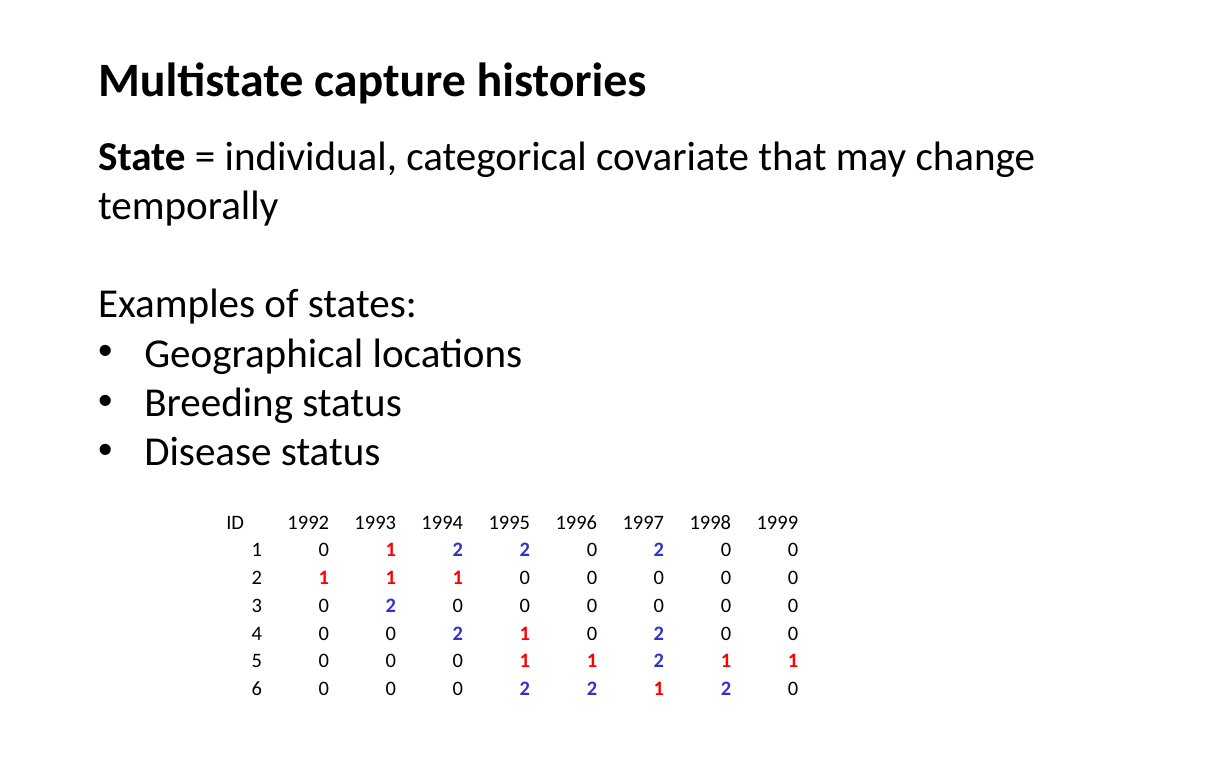
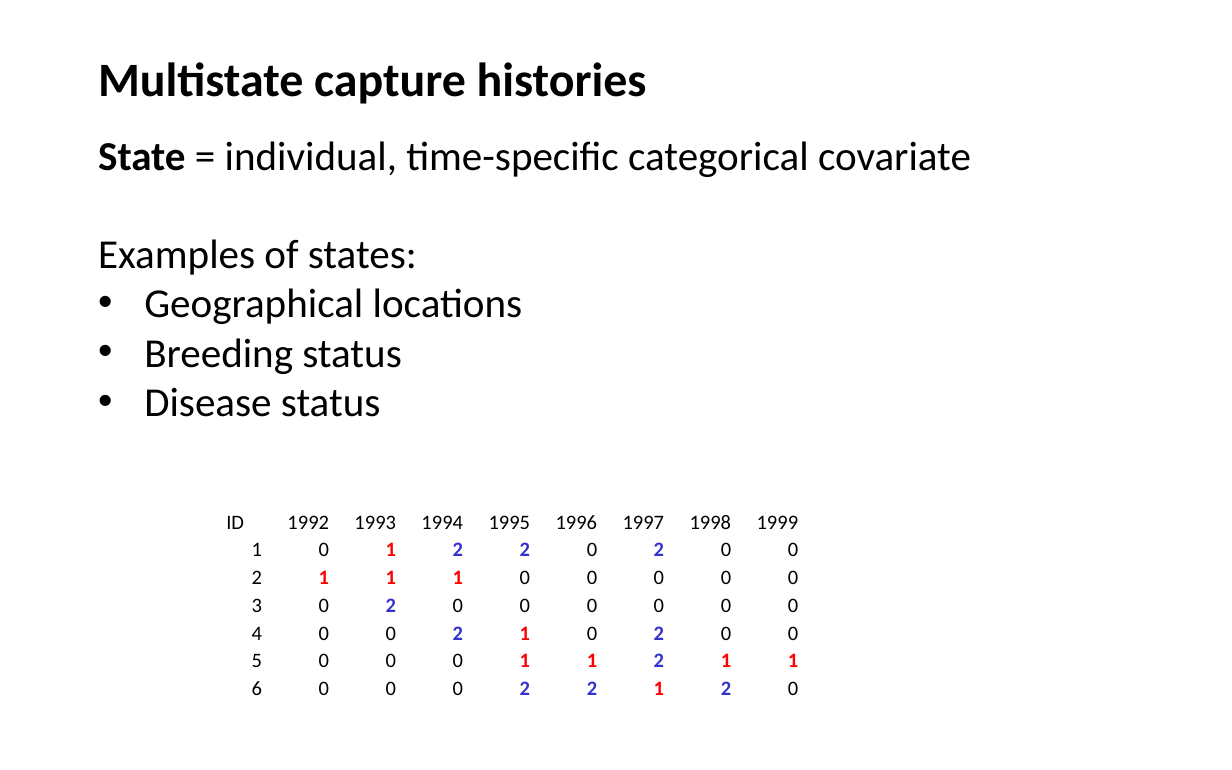
Before and after one commit to oliviergimenez/IPMworkshop, a slide deck: slide 2 of slides/multistatemodels_og.pptx. Drawn at 1232x770 pixels with LibreOffice and Linux fonts; fonts in the diff are those of the drawing. Boxes give left, top, right and bottom in pixels: in the first picture for what was removed or moved away, otherwise in the second. Text is boxed around its words. In the diff, an @@ line names an element or a change of style, - is before the commit and + after.

```diff
--- a/slides/multistatemodels_og.pptx
+++ b/slides/multistatemodels_og.pptx
@@ text at (98,141,971,177): text changed @@
-State = individual, categorical covariate that may change temporally
+State = individual, time-specific categorical covariate
```
Also in this commit, not shown: 19 other slides changed, 15 slides added, 5 other files.
